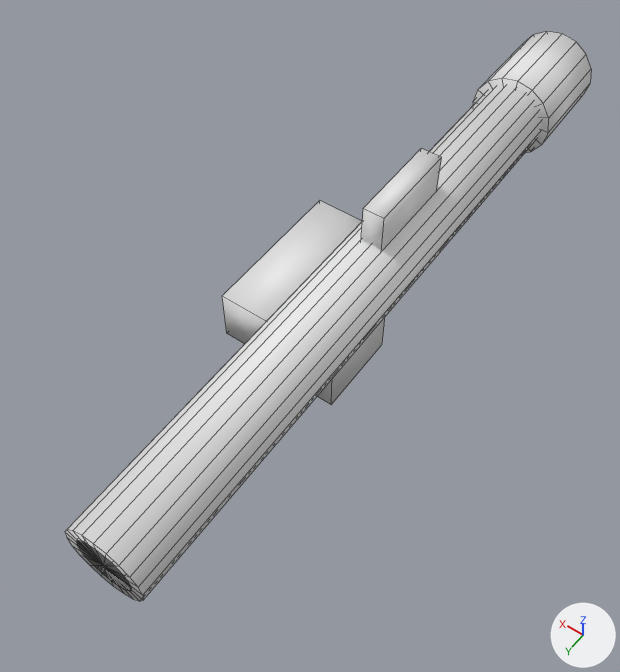
Before and after pictures for a commit that changed the OBJ model src/main/resources/assets/apexballistics/models/item/manpads.obj.
Before and after are seen from a 50 mm camera at (-0.497, 0.771, 1.179) aimed at (0.052, 0.002, -0.029). Every picture has the same lights, and +X, +Y and +Z are marked at lower right. The first picture is the older version. Mesh edges are drawn as thin lines. Materials are left out; every surface is plain grey. Where no turn or scale is listed for an object, it has been applied to the vertices. Vertices at exactly the same position are counted once.

Objects in the first picture: 'manpads'.
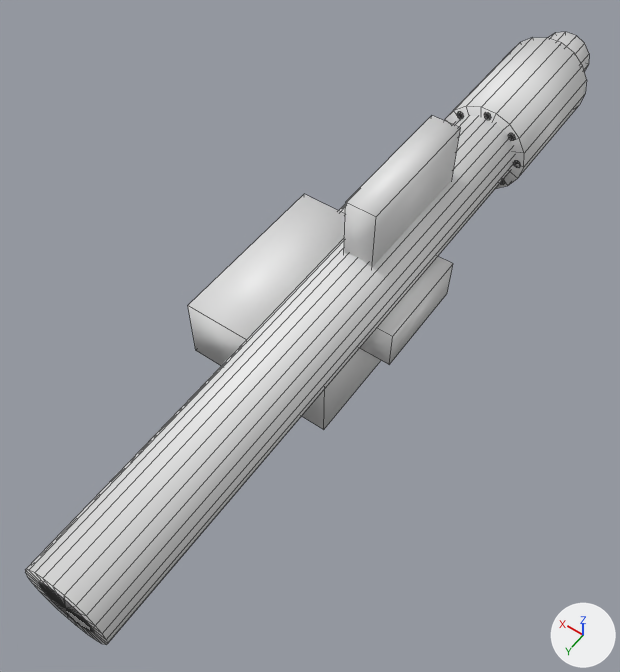
Boxes [x1, y1, x2, y2] around the edits, measured in the pictures (620 x 672 px):
```json
{"object": "manpads", "change": "reshaped", "before": [65, 31, 591, 601], "after": [25, 32, 589, 645], "on screen": "7% wider, 8% taller"}
{"part": 1, "of": "me_manpads", "change": "added", "after": [444, 38, 587, 189]}
{"part": 2, "of": "me_manpads", "change": "added", "after": [548, 32, 589, 72]}
{"part": 3, "of": "me_manpads", "change": "added", "after": [302, 348, 381, 429]}
{"part": 4, "of": "me_manpads", "change": "added", "after": [360, 257, 453, 365]}
{"part": 5, "of": "me_manpads", "change": "added", "after": [344, 116, 461, 267]}
{"part": 6, "of": "me_manpads", "change": "added", "after": [188, 194, 345, 366]}
{"part": 7, "of": "me_manpads", "change": "added", "after": [338, 203, 346, 214], "on screen": "mostly hidden"}
{"part": 8, "of": "me_manpads", "change": "rebuilt", "before": [65, 86, 542, 601], "after": [25, 116, 515, 645]}
{"part": 9, "of": "me_manpads", "change": "deleted", "before": [473, 31, 591, 153]}
{"part": 10, "of": "me_manpads", "change": "deleted", "before": [317, 317, 385, 405]}
{"part": 11, "of": "me_manpads", "change": "deleted", "before": [361, 148, 442, 250]}
{"part": 12, "of": "me_manpads", "change": "deleted", "before": [222, 201, 362, 344]}
```

Scene script edits in JSON lines:
```json
{"block": "me_manpads", "where": "# used by ob_manpads; location = (0.0, 0.0, 0.0)"}
{"op": "remove", "block": "me_manpads", "code": "me_manpads.from_pydata(...)  # 125 vertices, 162 faces; spans x -0.085..0.16, y -0.82..0.55, z -0.12..0.22"}
{"op": "add", "block": "me_manpads", "code": "me_manpads.from_pydata(...)  # 353 vertices, 462 faces; spans x -0.1..0.18, y -0.88..0.62, z -0.16..0.26"}
{"block": "me_manpads", "change": "me_manpads part 1: a new loose piece, an 18-sided cylinder along y spanning x -0.092..0.092, y -0.78..-0.5, z -0.011..0.171"}
{"block": "me_manpads", "change": "me_manpads part 2: a new loose piece, a 14-sided cylinder along y spanning x -0.055..0.055, y -0.88..-0.72, z 0.026..0.134"}
{"block": "me_manpads", "change": "me_manpads part 3: a new loose piece, a box spanning x -0.035..0.035, y -0.14..0.08, z -0.16..0.08"}
{"block": "me_manpads", "change": "me_manpads part 4: a new loose piece, a box spanning x -0.1..-0.035, y -0.22..-0.02, z -0.02..0.06"}
{"block": "me_manpads", "change": "me_manpads part 5: a new loose piece, a box spanning x -0.028..0.028, y -0.32..-0.06, z 0.14..0.26"}
{"block": "me_manpads", "change": "me_manpads part 6: a new loose piece, a box spanning x 0.06..0.18, y -0.16..0.16, z 0.0..0.12"}
{"block": "me_manpads", "change": "me_manpads part 7: a new loose piece, a 10-sided cylinder along y spanning x 0.102..0.138, y -0.28..0.0, z 0.043..0.077"}
{"block": "me_manpads", "change": "me_manpads part 8: the loose piece of 67 vertices spanning x -0.07..0.07, y -0.7..0.55, z 0.01..0.15 is rebuilt with 79 vertices and now spans x -0.072..0.072, y -0.58..0.62, z 0.008..0.152"}
{"block": "me_manpads", "change": "me_manpads part 9: the loose piece of 34 vertices spanning x -0.085..0.085, y -0.82..-0.62, z -0.005..0.165 is deleted"}
{"block": "me_manpads", "change": "me_manpads part 10: the loose piece of 8 vertices spanning x -0.03..0.03, y -0.12..0.05, z -0.12..0.08 is deleted"}
{"block": "me_manpads", "change": "me_manpads part 11: the loose piece of 8 vertices spanning x -0.02..0.02, y -0.28..-0.1, z 0.12..0.22 is deleted"}
{"block": "me_manpads", "change": "me_manpads part 12: the loose piece of 8 vertices spanning x 0.06..0.16, y -0.18..0.1, z 0.0..0.1 is deleted"}
{"block": "me_manpads", "change": "other edits to the shape of me_manpads do not show in these pictures"}
```
